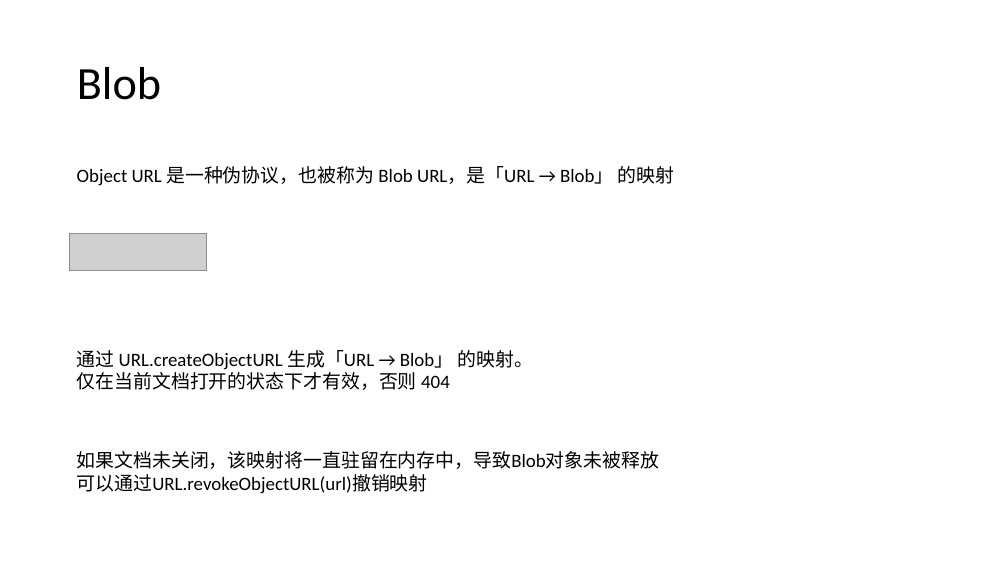
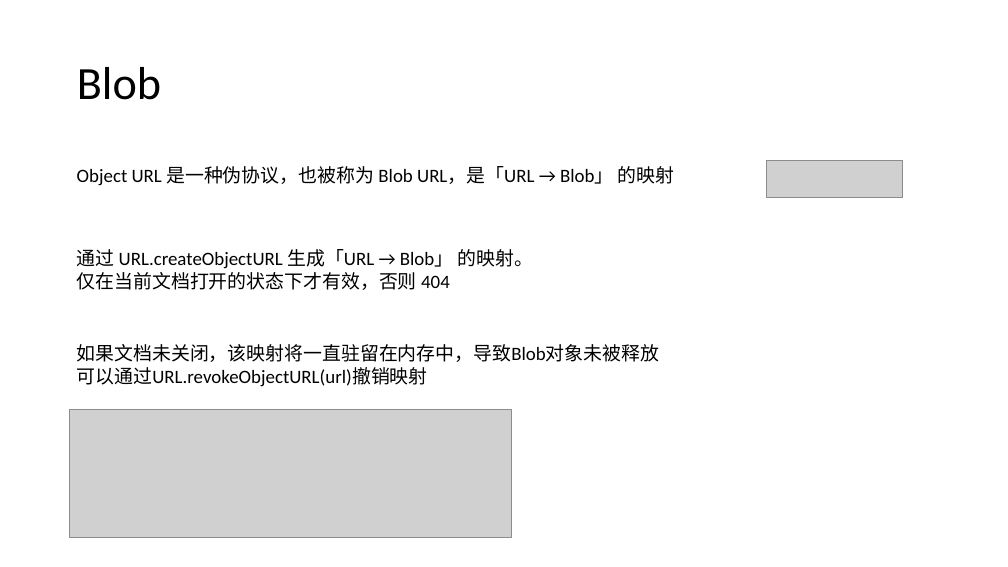
Before and after one commit to SpencerYang148/web-knowledge, a slide deck: slide 13 of 二进制/二进制.pptx (slide 11 before the commit). Drawn at 1008x567 pixels with LibreOffice and Linux fonts; fonts in the diff are those of the drawing; grey boxes stand for pictures. Boxes give left, top, right and bottom in pixels: in the first picture for what was removed or moved away, otherwise in the second. Text is boxed around its words. In the diff, an @@ line names an element or a change of style, - is before the commit and + after.

```diff
--- a/二进制/二进制.pptx
+++ b/二进制/二进制.pptx
@@ picture added at [767, 160, 903, 198] @@
@@ picture removed at [70, 234, 206, 271] @@
@@ text "通过 URL.createObjectURL 生成「URL → Blob」 ...": place and size @@
-text "通过 URL.createObjectURL 生成「URL → Blob」 ..." at [77, 350, 534, 390]
+text "通过 URL.createObjectURL 生成「URL → Blob」 ..." at [77, 249, 534, 290]
@@ text "如果文档未关闭，该映射将一直驻留在内存中，导致Blob对象未被释放": place and size @@
-text "如果文档未关闭，该映射将一直驻留在内存中，导致Blob对象未被释放" at [77, 451, 660, 494]
+text "如果文档未关闭，该映射将一直驻留在内存中，导致Blob对象未被释放" at [77, 344, 660, 387]
@@ picture added at [70, 409, 511, 538] @@
```
Also in this commit, not shown: 5 other slides changed, 5 slides added, 2 slides removed, 2 other files.
